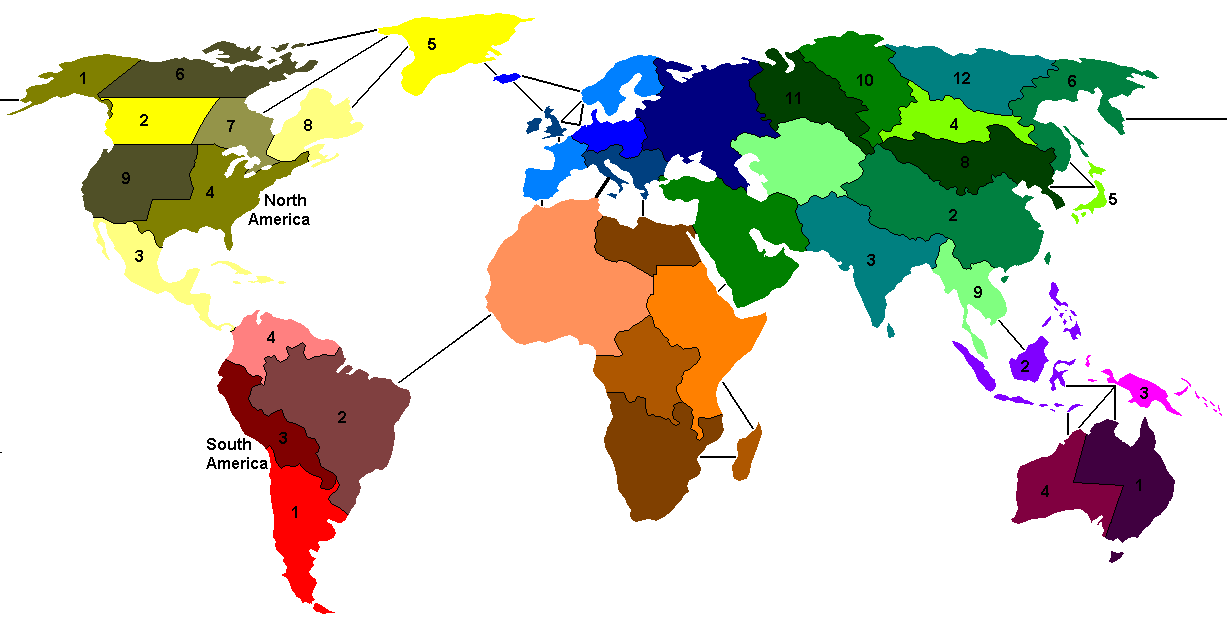
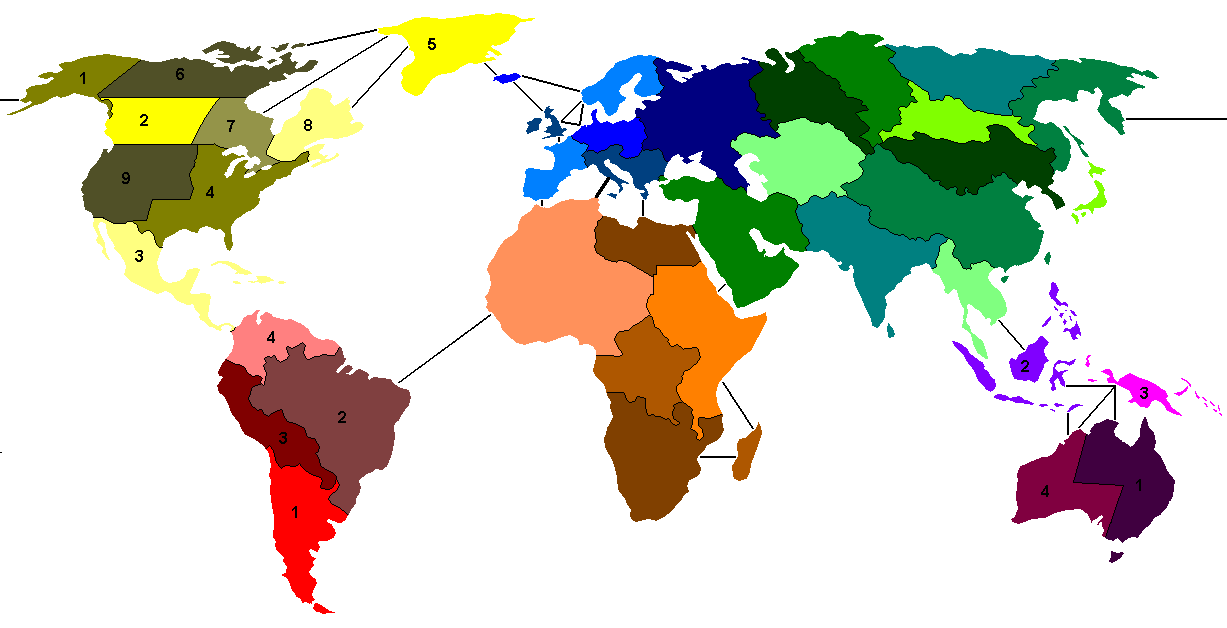
The second 1227x628 image is a revision of the first. Changes to its layers:
added layer "Japan" above "Siam" over [left=1071, top=163, right=1095, bottom=188]
added layer "Siam" above "Kamchatka" over [left=974, top=286, right=982, bottom=298]
added layer "Kamchatka" above "China" over [left=1068, top=75, right=1082, bottom=174]
added layer "China" above "India" over [left=867, top=156, right=969, bottom=266]
added layer "India" above "Mongolia" over [left=867, top=254, right=875, bottom=266]
added layer "Mongolia" above "Irkutsk" over [left=950, top=125, right=1065, bottom=210]
added layer "Irkutsk" above "Yakutsk" over [left=950, top=81, right=970, bottom=130]
added layer "Yakutsk" above "Siberia" over [left=954, top=72, right=970, bottom=84]
added layer "Siberia" above "Ural" over [left=798, top=74, right=873, bottom=104]
added layer "Ural" above "Afghanistan" over [left=786, top=74, right=873, bottom=104]
painted on "bg" over [left=206, top=162, right=1117, bottom=469]
